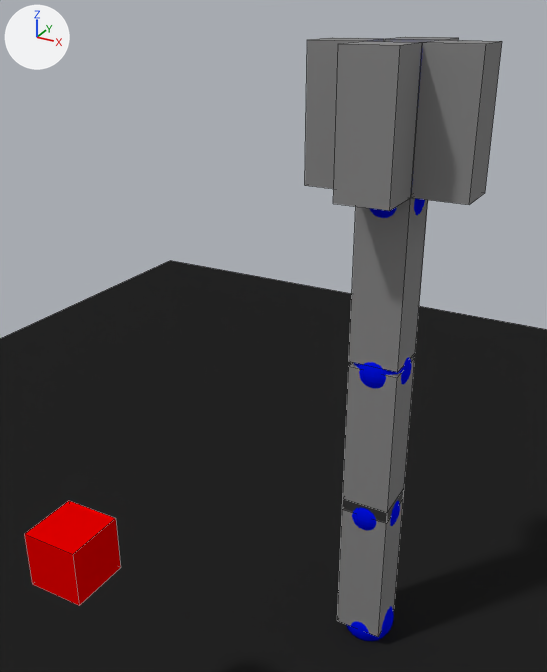
The Blender file blender/manipulator.blend: old version first, new version second.
Both versions are drawn from a 50 mm camera at (1.37, -3.82, 3.95) aimed at (-0.45, -0.5, 2.28). Lighting does not change. The marker at upper left points along +X, +Y and +Z. Mesh edges are drawn as thin lines on the coarser meshes.

The older version as bpy lines, for what is in view:
```python
me_cube_002 = bpy.data.meshes.new('Cube.002')
me_cube_002.from_pydata(...)  # a box spanning x -0.148..0.148, y -0.148..0.148, z 0.056..1.056
me_cube_002.materials.append(mat_material_003)  # grey #8b8b8b
me_cube_003 = bpy.data.meshes.new('Cube.003')
me_cube_003.from_pydata(...)  # a box spanning x -0.45..-0.153, y -0.148..0.148, z 0.041..0.777
me_cube_003.materials.append(mat_material_003)  # grey #8b8b8b
me_cube_004 = bpy.data.meshes.new('Cube.004')
me_cube_004.from_pydata(...)  # a box spanning x 0.153..0.45, y -0.148..0.148, z 0.041..0.777
me_cube_004.materials.append(mat_material_003)  # grey #8b8b8b
me_cube_005 = bpy.data.meshes.new('Cube.005')
me_cube_005.from_pydata(...)  # a box spanning x -0.146..0.151, y -0.445..-0.149, z 0.041..0.777
me_cube_005.materials.append(mat_material_003)  # grey #8b8b8b
me_cube_006 = bpy.data.meshes.new('Cube.006')
me_cube_006.from_pydata(...)  # a box spanning x -0.146..0.151, y 0.146..0.442, z 0.041..0.777
me_cube_006.materials.append(mat_material_003)  # grey #8b8b8b
ob_arm_2 = bpy.data.objects.new('Arm_2', me_cube_002)
ob_arm_2.location = (0.0, 0.0, 2.0)
ob_finger_0 = bpy.data.objects.new('Finger_0', me_cube_004)
ob_finger_0.location = (0.0, 0.0, 3.0)
ob_finger_1 = bpy.data.objects.new('Finger_1', me_cube_006)
ob_finger_1.location = (0.0, 0.0, 3.0)
ob_finger_2 = bpy.data.objects.new('Finger_2', me_cube_003)
ob_finger_2.location = (0.0, 0.0, 3.0)
ob_finger_3 = bpy.data.objects.new('Finger_3', me_cube_005)
ob_finger_3.location = (0.0, 0.0, 3.0)
# also in view: 'TargetPoint' at (-1.0, -1.6, 1.4); 'Plane' at (0.0, 0.0, 0.0); 'Arm_0' at (0.0, 0.0, 0.6); 'Arm_1' at (0.0, 0.0, 1.52)
```
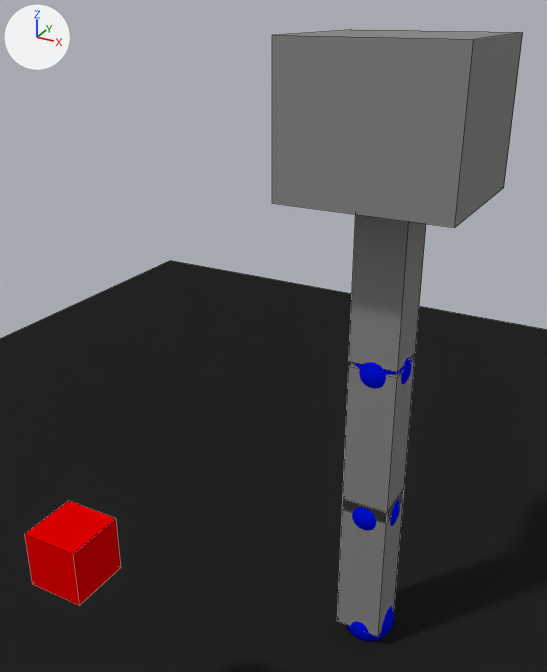
Commit message: Добавил родительский меш Arm_3 для Finger_n для того, что-бы поворачивать все Finger как единое целое, не вычисляя углы(как в реальном манипуляторе) todo: скрыть Arm_3

Boxes [x1, y1, x2, y2] around the edits, measured in the pictures (547 x 672 px):
```json
{"object": "Arm_3", "change": "added", "after": [272, 30, 523, 228]}
{"object": "Finger_3", "change": "moved", "before": [333, 41, 422, 211], "on screen": "not visible afterwards"}
{"object": "Finger_0", "change": "moved", "before": [411, 40, 502, 205], "on screen": "not visible afterwards"}
{"object": "Finger_2", "change": "moved", "before": [305, 38, 384, 189], "on screen": "not visible afterwards"}
{"object": "Finger_1", "change": "moved", "before": [385, 37, 458, 170], "on screen": "not visible afterwards"}
```

The change, as JSON lines over the scene's bpy script:
```json
{"op": "add", "block": "me_cube_008", "code": ["me_cube_008 = bpy.data.meshes.new('Cube.008')", "me_cube_008.from_pydata(...)  # a box spanning x -0.475..0.475, y -0.467..0.467, z 0.008..0.808", "me_cube_008.materials.append(mat_material_003)  # grey #8b8b8b"]}
{"op": "add", "block": "ob_finger_1", "code": "ob_finger_1.parent = ob_arm_3"}
{"op": "add", "block": "ob_finger_1", "code": "ob_finger_1.matrix_parent_inverse = Matrix(((1.0, 0.0, 0.0, 0.0), (0.0, 1.0, 0.0, 0.0), (0.0, 0.0, 1.0, -3.0), (0.0, 0.0, 0.0, 1.0)))"}
{"op": "add", "block": "ob_finger_3", "code": "ob_finger_3.parent = ob_arm_3"}
{"op": "add", "block": "ob_finger_3", "code": "ob_finger_3.matrix_parent_inverse = Matrix(((1.0, 0.0, 0.0, 0.0), (0.0, 1.0, 0.0, 0.0), (0.0, 0.0, 1.0, -3.0), (0.0, 0.0, 0.0, 1.0)))"}
{"op": "add", "block": "ob_finger_0", "code": "ob_finger_0.parent = ob_arm_3"}
{"op": "add", "block": "ob_finger_0", "code": "ob_finger_0.matrix_parent_inverse = Matrix(((1.0, 0.0, 0.0, 0.0), (0.0, 1.0, 0.0, 0.0), (0.0, 0.0, 1.0, -3.0), (0.0, 0.0, 0.0, 1.0)))"}
{"op": "add", "block": "ob_finger_2", "code": "ob_finger_2.parent = ob_arm_3"}
{"op": "add", "block": "ob_finger_2", "code": "ob_finger_2.matrix_parent_inverse = Matrix(((1.0, 0.0, 0.0, 0.0), (0.0, 1.0, 0.0, 0.0), (0.0, 0.0, 1.0, -3.0), (0.0, 0.0, 0.0, 1.0)))"}
{"op": "add", "block": "ob_arm_3", "code": ["ob_arm_3 = bpy.data.objects.new('Arm_3', me_cube_008)", "ob_arm_3.location = (0.0, 0.0, 3.0)"]}
```
